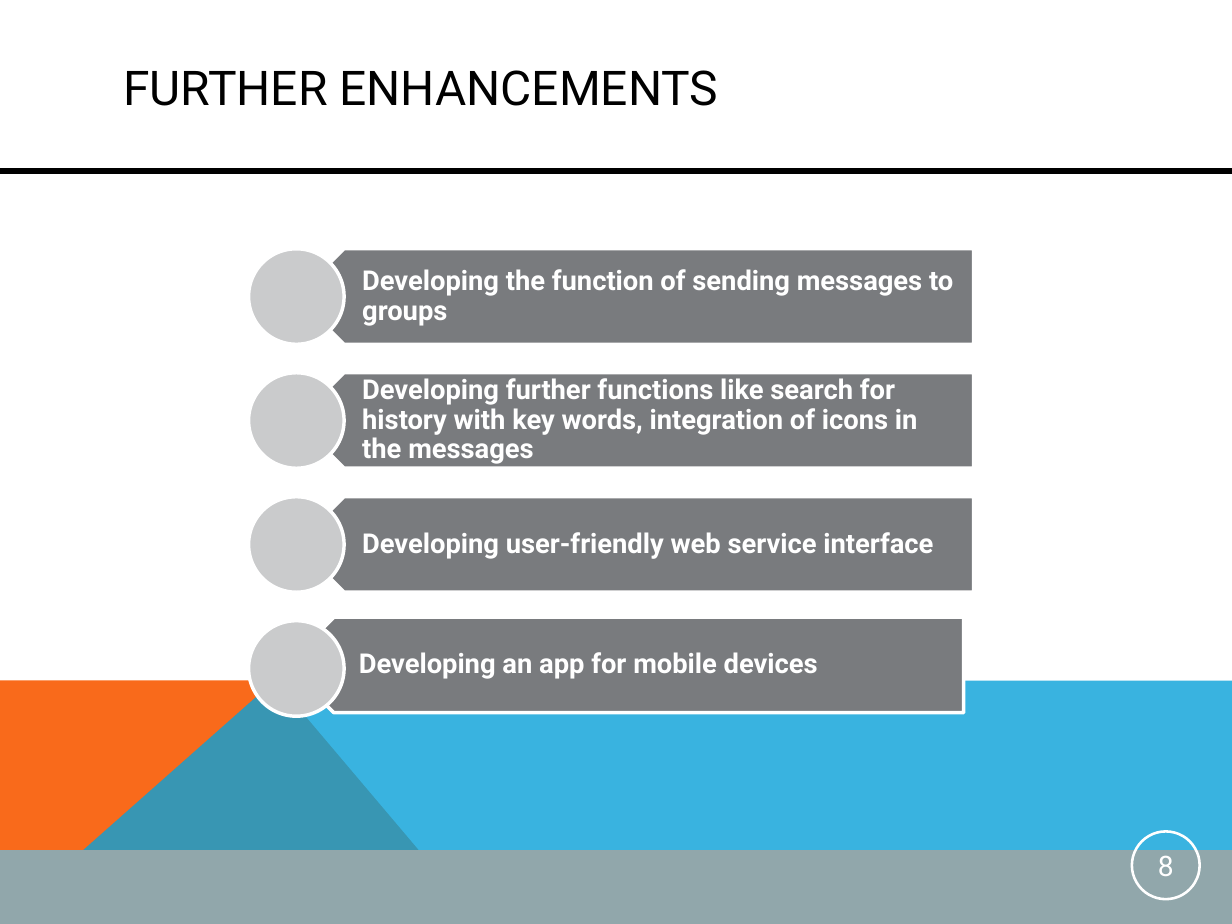
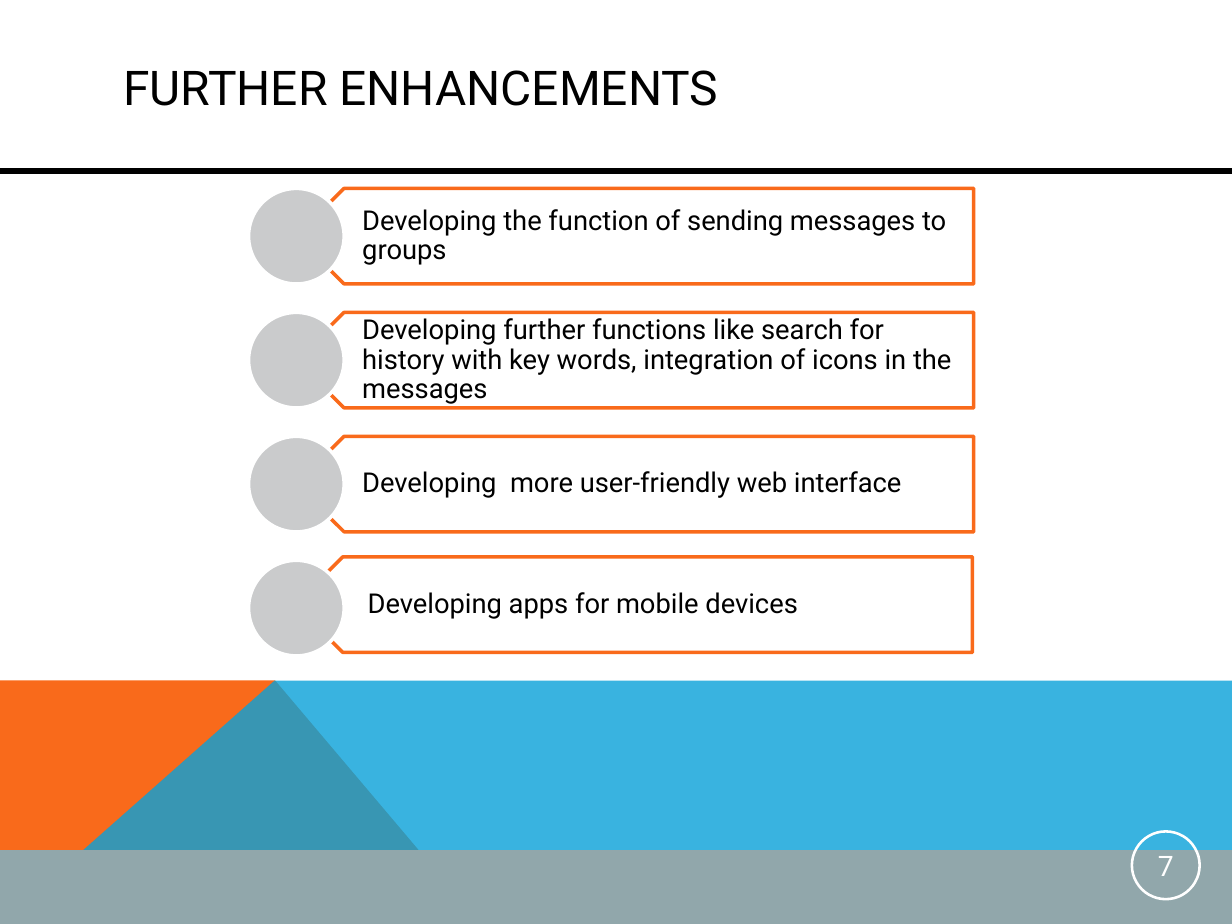
Before and after one commit to mdger/UGNM_Instantmessaging, a slide deck: slide 7 of UGNM_Instantmessaging/doc/PresentationIM.pptx (slide 8 before the commit). Drawn at 1232x924 pixels with LibreOffice and Linux fonts; fonts in the diff are those of the drawing. Boxes give left, top, right and bottom in pixels: in the first picture for what was removed or moved away, otherwise in the second. Text is boxed around its words. In the diff, an @@ line names an element or a change of style, - is before the commit and + after.

```diff
--- a/UGNM_Instantmessaging/doc/PresentationIM.pptx
+++ b/UGNM_Instantmessaging/doc/PresentationIM.pptx
@@ text "Developing the function of sending ..." at box(362, 209, 946, 265): text colour #FFFFFF to #000000, bold off @@
@@ text "Developing further functions like search ..." at box(362, 318, 951, 404): text colour #FFFFFF to #000000, bold off @@
@@ 4 ellipses, 3 pentagon arrows, 2 texts: place and size @@
-4 ellipses, 3 pentagon arrows, 2 texts at box(249, 249, 975, 717)
+4 ellipses, 3 pentagon arrows, 2 texts at box(249, 188, 975, 657)
@@ text at box(362, 471, 902, 498): text changed; text colour #FFFFFF to #000000; bold off @@
-Developing user-friendly web service interface
+Developing more user-friendly web interface
@@ fill #797B7E to none; outline #FFFFFF 2 pt to #F96A1B 2 pt in 4 elements at box(297, 188, 975, 285), box(297, 313, 975, 409), box(297, 436, 975, 532), box(294, 557, 972, 653) @@
@@ pentagon arrow: place and size @@
-pentagon arrow at box(286, 617, 963, 713)
+pentagon arrow at box(294, 557, 972, 653)
@@ text at box(368, 592, 797, 619): text changed; text colour #FFFFFF to #000000; bold off @@
-Developing an app for mobile devices
+Developing apps for mobile devices
@@ page number at box(1158, 856, 1174, 876): text changed @@
-8
+7
```
Also in this commit, not shown: 2 other slides changed, 2 slides added, 3 slides removed.
